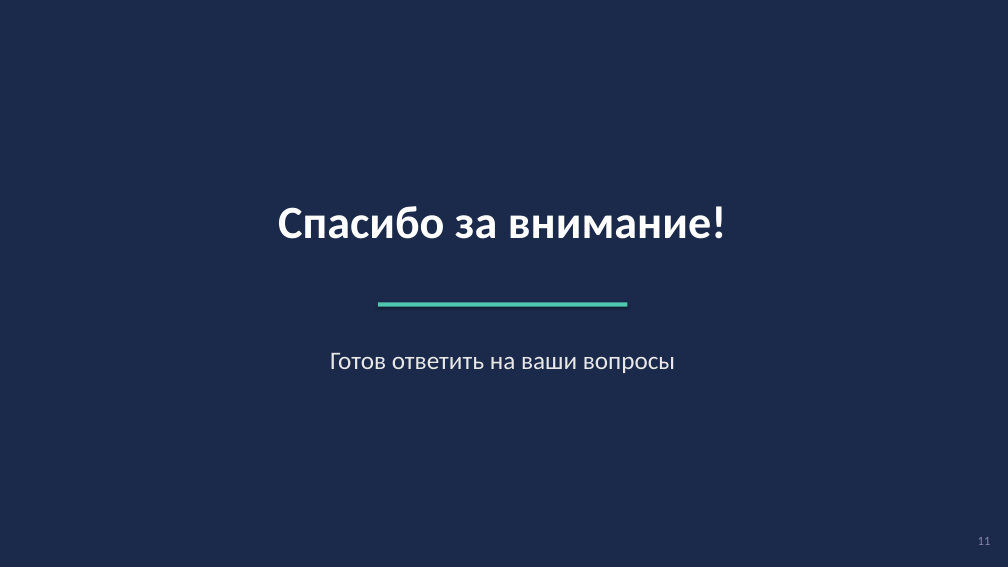
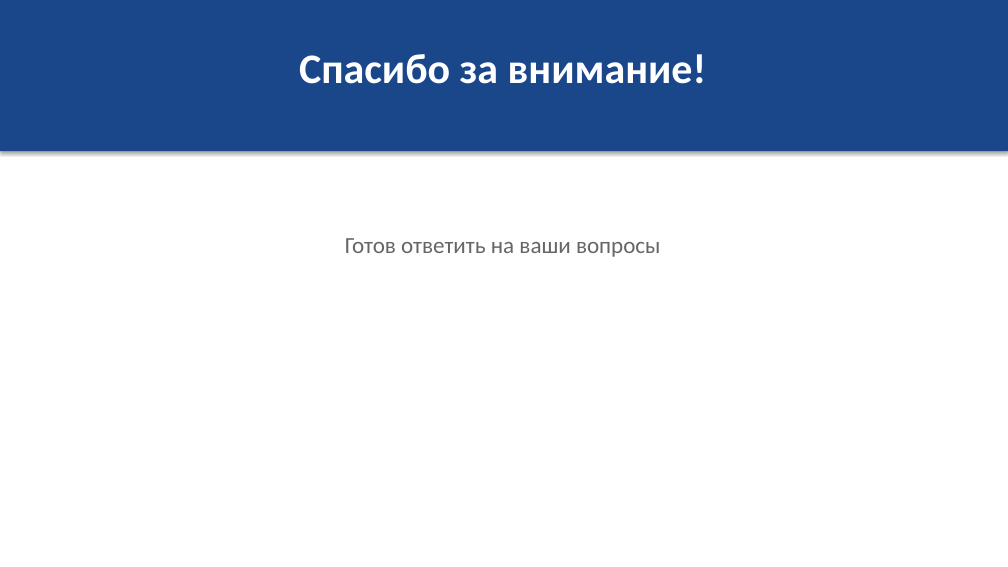
Before and after one commit to chloryyy/CourseWork, a slide deck: slide 11 of Презентация_защита_курсовой.pptx. Drawn at 1008x567 pixels with LibreOffice and Linux fonts; fonts in the diff are those of the drawing. Boxes give left, top, right and bottom in pixels: in the first picture for what was removed or moved away, otherwise in the second. Text is boxed around its words. In the diff, an @@ line names an element or a change of style, - is before the commit and + after.

```diff
--- a/Презентация_защита_курсовой.pptx
+++ b/Презентация_защита_курсовой.pptx
@@ background #1B2A4A to #FFFFFF @@
@@ rectangle added at (x1=0, y1=0, x2=1008, y2=151), fill #1A478A @@
@@ text "Спасибо за внимание!" moved from (x1=278, y1=206, x2=727, y2=239) to (x1=299, y1=54, x2=707, y2=84) @@
@@ text "Спасибо за внимание!" at (x1=299, y1=54, x2=707, y2=84): size 44 to 40 pt @@
@@ text "Готов ответить на ваши вопросы" moved from (x1=330, y1=353, x2=675, y2=373) to (x1=345, y1=238, x2=661, y2=257) @@
@@ text "Готов ответить на ваши вопросы" at (x1=345, y1=238, x2=661, y2=257): size 24 to 22 pt, text colour #E8E8E8 to #666666 @@
@@ rectangle removed at (x1=378, y1=302, x2=628, y2=307) @@
@@ text removed at (x1=978, y1=537, x2=991, y2=545) @@
-11
```
Also in this commit, not shown: 10 other slides changed, 1 other file.
